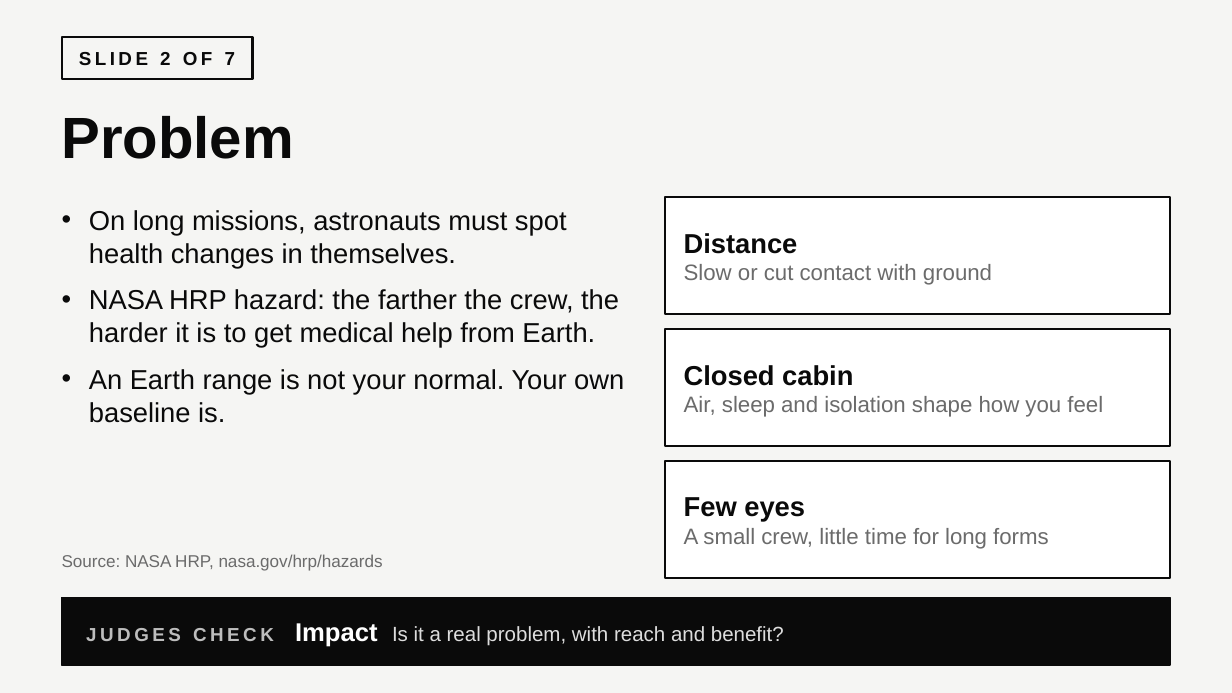
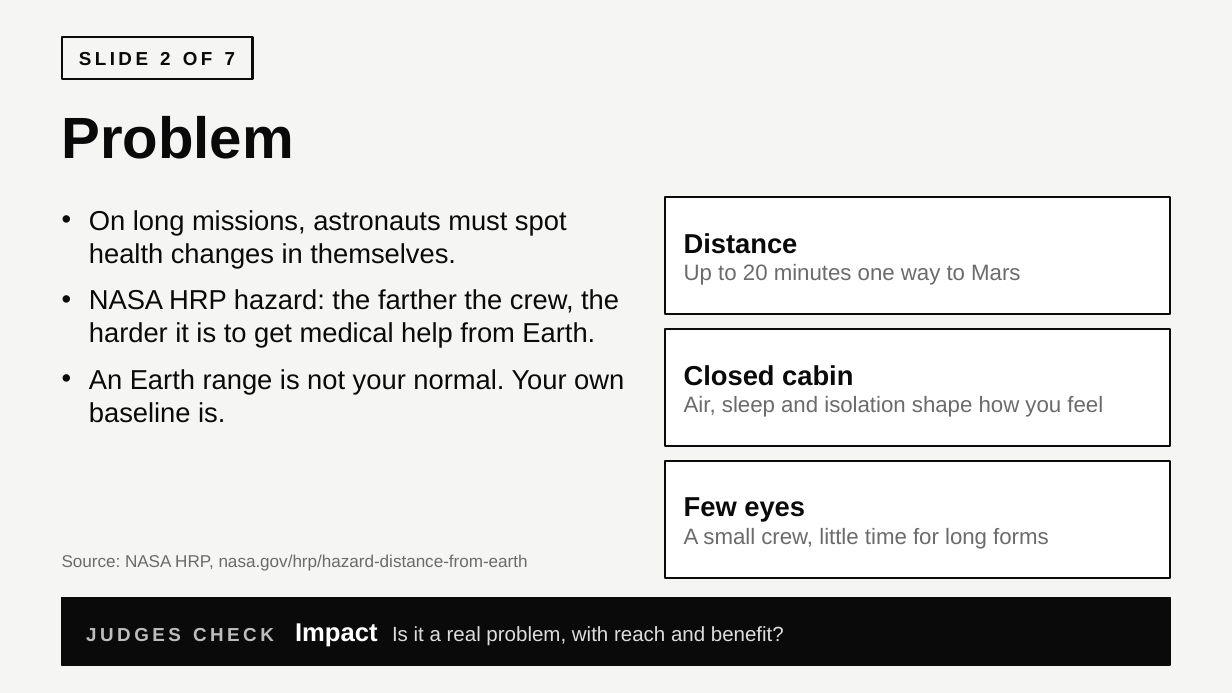
Before and after one commit to Noureldin5/Nasa-health-system, a slide deck: slide 2 of docs/pitch/own-your-baseline.pptx. Drawn at 1232x693 pixels with LibreOffice and Linux fonts; fonts in the diff are those of the drawing. Boxes give left, top, right and bottom in pixels: in the first picture for what was removed or moved away, otherwise in the second. Text is boxed around its words. In the diff, an @@ line names an element or a change of style, - is before the commit and + after.

```diff
--- a/docs/pitch/own-your-baseline.pptx
+++ b/docs/pitch/own-your-baseline.pptx
@@ text at (x1=684, y1=264, x2=1020, y2=285): text changed @@
-Slow or cut contact with ground
+Up to 20 minutes one way to Mars
@@ text at (x1=62, y1=554, x2=528, y2=571): text changed @@
-Source: NASA HRP, nasa.gov/hrp/hazards
+Source: NASA HRP, nasa.gov/hrp/hazard-distance-from-earth
```
Also in this commit, not shown: 6 other slides changed.
